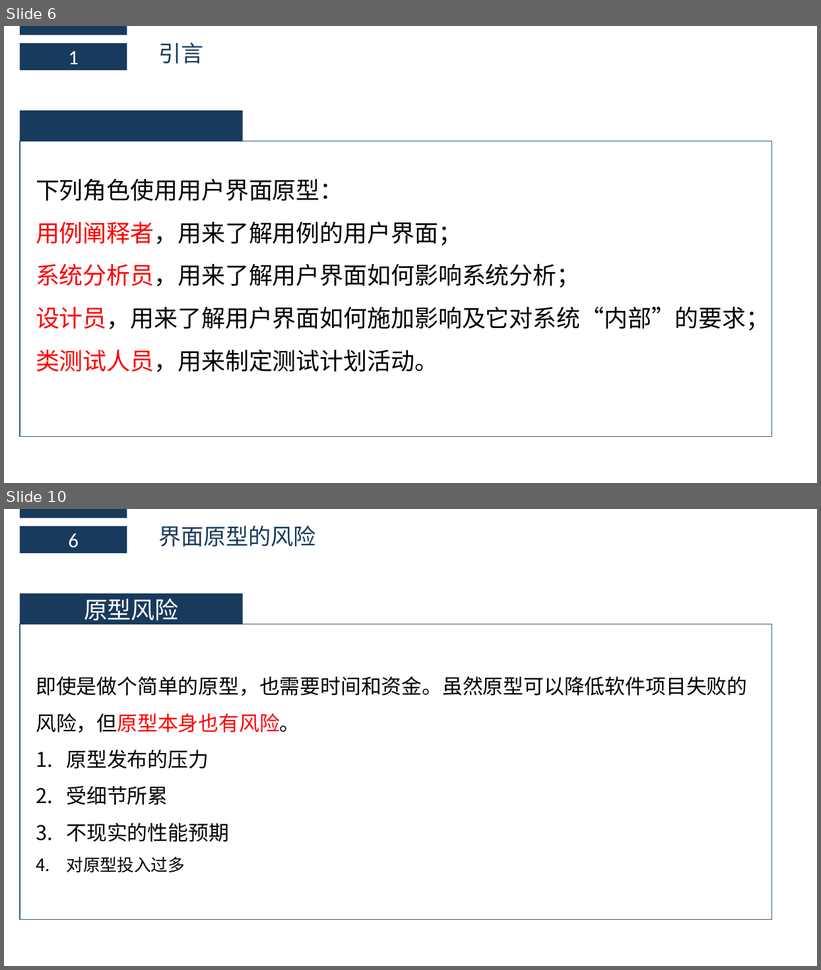
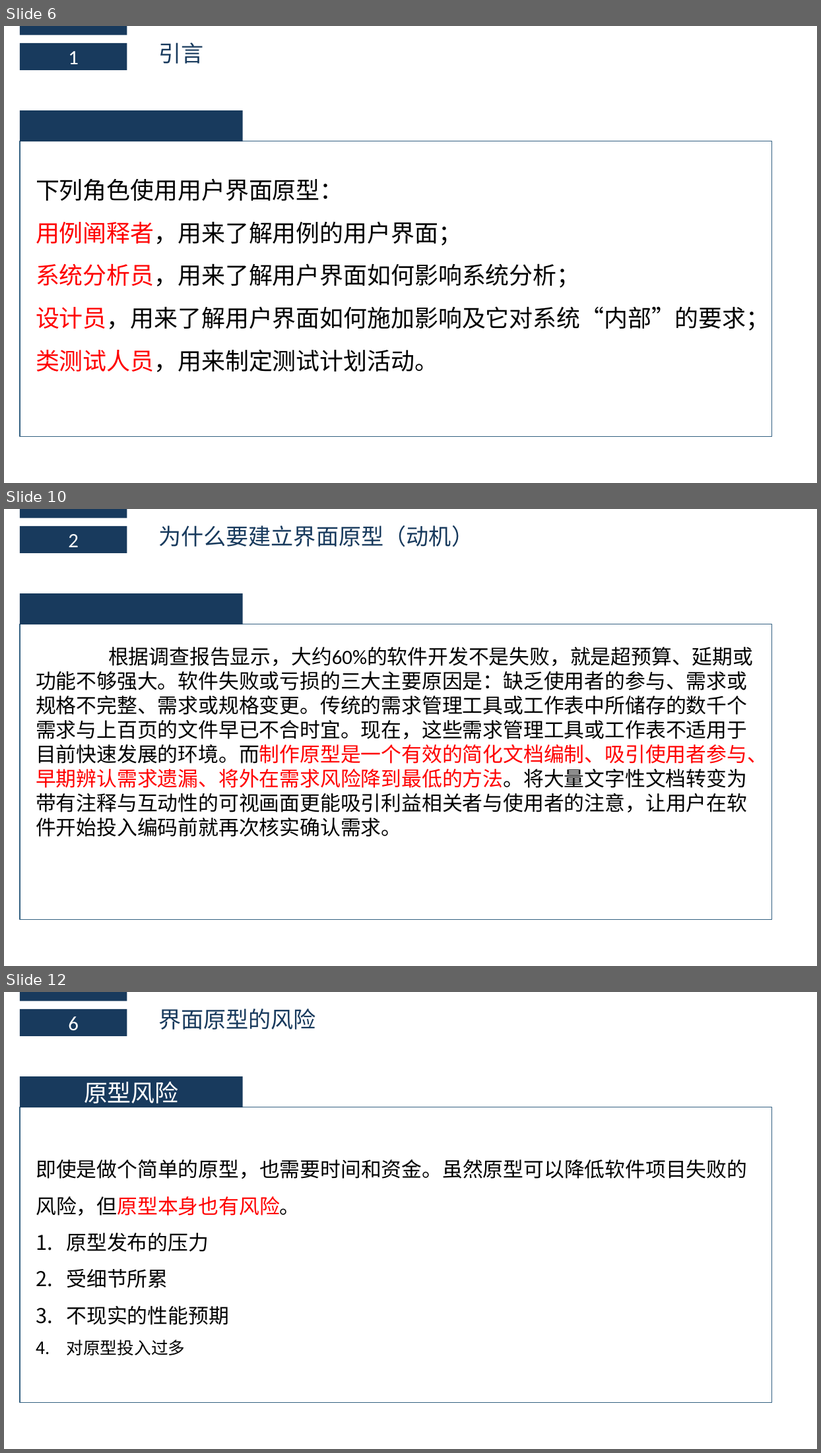
Before and after one commit to boboHh/AssistantTeaching, a slide deck: 受控文档/00-PPT/PRD2018-G11-界面原型.pptx. Shown one above the other, each under a label of ours: slides 6 and 10 before the commit, slides 6, 10 and 12 after it; the slides between them are not shown. The pictures are 821x970 and 821x1453 pixels, drawn with LibreOffice and Linux fonts; fonts in the diff are those of the drawing. Boxes give left, top, right and bottom in pixels: in the first picture for what was removed or moved away, otherwise in the second. Text is boxed around its words. In the diff, an @@ line names an element or a change of style, - is before the commit and + after.

Commit message:
整合 为什么会有界面原型（动机）部分

```diff
--- a/受控文档/00-PPT/PRD2018-G11-界面原型.pptx
+++ b/受控文档/00-PPT/PRD2018-G11-界面原型.pptx
@@ slide 10 added at (4,509,817,966), background #FFFFFF @@
@@ rectangle added at (20,509,127,518), fill #183A5D @@
@@ rectangle added at (20,526,127,553), fill #183A5D, 24 pt, text #FFFFFF @@
+2
@@ text added at (158,525,474,547), 26.6 pt, text #183A5D @@
+为什么要建立界面原型（动机）
@@ rectangle added at (20,593,242,625), fill #183A5D @@
@@ rectangle added at (20,625,772,921), outline #346182 1 pt @@
@@ text added at (36,647,768,837), 24 pt, text #000000 @@
+根据调查报告显示，大约60%的软件开发不是失败，就是超预算、延期或功能不够强大。软件失败或亏损的三大主要原因是：缺乏使用者的参与、需求或规格不完整、需求或规格变更。传统的需求管理工具或工作表中所储存的数千个需求与上百页的文件早已不合时宜。现在，这些需求管理工具或工作表不适用于目前快速发展的环境。而制作原型是一个有效的简化文档编制、吸引使用者参与、早期辨认需求遗漏、将外在需求风险降到最低的方法。将大量文字性文档转变为带有注释与互动性的可视画面更能吸引利益相关者与使用者的注意，让用户在软件开始投入编码前就再次核实确认需求。
@@ what was slide 10 is now slide 12 @@
```
Also in this commit, not shown: 3 slides changed, 1 other slide added.
